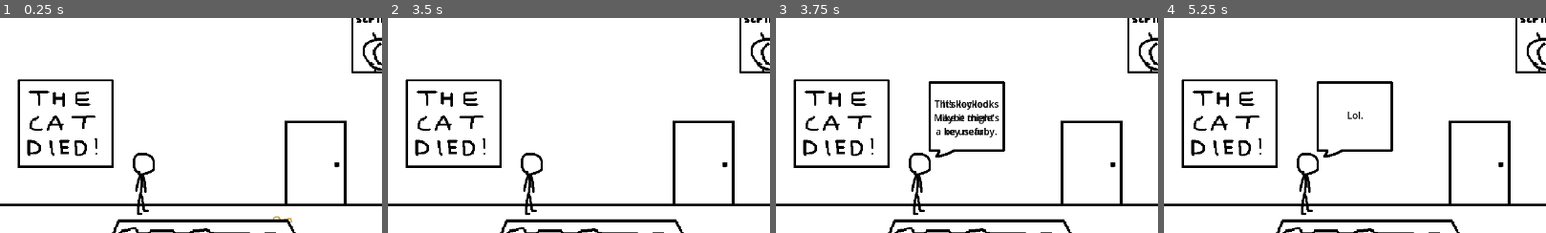
Above: before the commit, frames 1-4 (left to right).
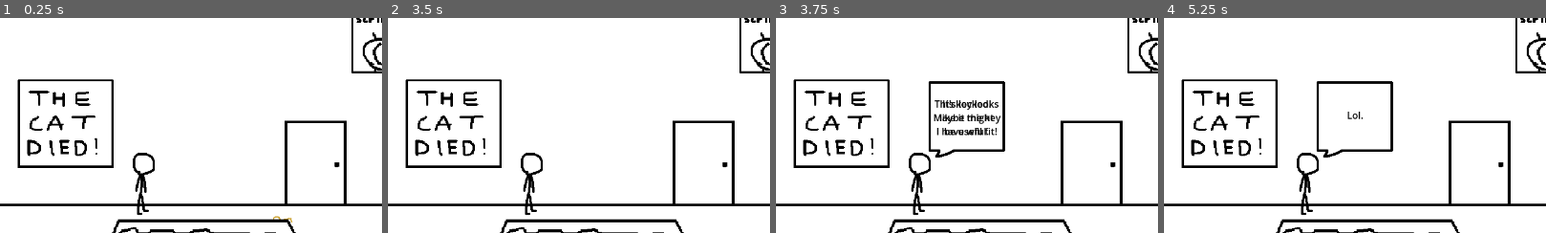
Above: after the commit, the same moments.

Repository: zedNeon/sfpnc
Game: Godot game, scene res://testroom_1.tscn
The game is run twice, just before and just after one commit, with the same random seed, the same clock (stepped at 60 frames per second) and the same inputs. The project has no main scene, so this scene is started directly.
Inputs (mouse positions are % of the whole screen's width and height, from its top left):
- Up to frame 1 (0.25 s): no input
- Up to frame 2 (3.5 s): click (77, 70) at 0.5 s; click (58, 71) at 1.25 s; click "That's my friend, Purple." at 2 s; click "That's my friend, Purple." at 2.75 s
- Up to frame 3 (3.75 s): click (62, 58) at 3.5 s
- Up to frame 4 (5.25 s): click "That's my friend, Purple." at 4.25 s; click (30, 49) at 5 s
The pictures show only the part of the screen within x 21-71%, y 24-74%; the shares and areas given below are measured in that part.

Frames 1-2 are identical in both runs. In frame 3, 0.6% of the frame differs, in the area x 41-59%, y 44-56%; in frame 4, nothing differs.

Commit message:
Multiple textbox support

Diff:
--- a/point n stick/test assets/script/interact_testroom_1.gd
+++ b/point n stick/test assets/script/interact_testroom_1.gd
@@ -2,7 +2,9 @@
 
 var disable_all = false
 var text_purple
-var cycle_completed = false
+var text_door
+var cycle_completed_purple = false
+var cycle_completed_door = false
 
 var selected
 var selected_position
@@ -11,16 +13,21 @@
 var door_is_locked = true
 
 @onready var purple_text = [$textbox/text_purple, $textbox/text_purple2, $textbox/text_purple3]
+@onready var unlock_text = [$textbox/text_unlock, $textbox2, $textbox/text_unlock3]
+
 var purple_num = 0
-# Called when the node enters the scene tree for the first time.
+var door_num = 0
+
+var has_key = false
+
 func _ready():
 	$textbox.hide()
+	$textbox2.hide()
 	$selectable.hide()
 	text_purple = false
-#	selected_position = selected.global_position
+	text_door = false
 
 
-# Called every frame. 'delta' is the elapsed time since the previous frame.
 func _process(delta):
 	if disable_all == true:
 		$purple.disabled = true
@@ -38,7 +45,7 @@
 		$door.disabled = false
 
 	# for dialogue with 1 textbox
-	if Input.is_mouse_button_pressed(MOUSE_BUTTON_LEFT) and disable_all == true and text_purple == false:
+	if Input.is_mouse_button_pressed(MOUSE_BUTTON_LEFT) and disable_all == true and text_purple == false and text_door == false:
 		$textbox.hide()
 		$textbox/text_catposter.hide()
 		$textbox/text_window.hide()
@@ -46,16 +53,18 @@
 		$textbox/text_scrimblo.hide()
 		$textbox/text_key.hide()
 		$textbox/text_door_locked.hide()
+		$textbox/text_door_lockedbuthaskey.hide()
 		$textbox/text_unlock.hide()
 		disable_all = false
 
+	# for dialogue with multiple textboxes
 	if text_purple:
 		if Input.is_action_just_pressed("click"):
 			purple_num += 1
 			if purple_num >= len(purple_text):
-				cycle_completed = true
+				cycle_completed_purple = true
 				purple_num = 0
-			if cycle_completed:
+			if cycle_completed_purple:
 				text_purple = false
 				disable_all = false
 				$textbox.hide()
@@ -67,11 +76,37 @@
 					else:
 						purple_text[i].show()
 
+	if text_door:
+		if Input.is_action_just_pressed("click"):
+			door_num += 1
+			if door_num >= len(unlock_text):
+				cycle_completed_door = true
+				door_num = 0
+			if cycle_completed_door:
+				text_door = false
+				disable_all = false
+				$textbox.hide()
+				$textbox/text_unlock3.hide()
+			else:
+				for i in range(len(unlock_text)):
+					if i != door_num:
+						unlock_text[i].hide()
+					else:
+						unlock_text[i].show()
+	if door_num == 1:
+		$textbox.hide()
+		$textbox2/text_unlock2.show()
+	elif door_num == 2:
+		$textbox.show()
+		$textbox2.hide()
+
+	# inventory item click and drag and use on object
 	$mouse_ray.global_position = get_global_mouse_position()
 	if Input.is_mouse_button_pressed(MOUSE_BUTTON_LEFT):
 		if $mouse_ray.is_colliding() and $mouse_ray.get_collider().get_meta("selectable"):
 			selected = $mouse_ray.get_collider()
 
+	# do key things
 	if selected != null and Input.is_action_just_pressed("click"):
 		selected_position = selected.global_position
 	elif selected != null and Input.is_action_pressed("click"):
@@ -81,6 +116,8 @@
 		door_is_locked = false
 		selected.global_position = selected_position
 		selected = null
+		cycle_completed_door = false
+		text_door = true
 		$selectable.queue_free()
 		$textbox.show()
 		$textbox/text_unlock.show()
@@ -92,7 +129,7 @@
 func _on_purple_pressed():
 	disable_all = true
 	text_purple = true
-	cycle_completed = false
+	cycle_completed_purple = false
 	purple_num = 0
 	$textbox.show()
 	$textbox/text_purple.show()
@@ -119,6 +156,7 @@
 
 func _on_item_key_pressed():
 	disable_all = true
+	has_key = true
 	$item_key.disabled = true
 	$textbox.show()
 	$textbox/text_key.show()
@@ -127,9 +165,14 @@
 
 func _on_door_pressed():
 	if door_is_locked == true:
-		disable_all = true
-		$textbox.show()
-		$textbox/text_door_locked.show()
+		if has_key == true:
+			disable_all = true
+			$textbox.show()
+			$textbox/text_door_lockedbuthaskey.show()
+		elif has_key == false:
+			disable_all = true
+			$textbox.show()
+			$textbox/text_door_locked.show()
 	elif door_is_locked == false:
 		get_tree().change_scene_to_file("res://testroom_2.tscn")
 
--- a/point n stick/testroom_1.tscn
+++ b/point n stick/testroom_1.tscn
@@ -241,6 +241,20 @@
 label_settings = SubResource("LabelSettings_vm3rp")
 horizontal_alignment = 1
 
+[node name="text_door_lockedbuthaskey" type="Label" parent="textbox"]
+visible = false
+layout_mode = 0
+offset_left = 5.0
+offset_top = 26.0
+offset_right = 124.0
+offset_bottom = 95.0
+theme_override_colors/font_color = Color(0, 0, 0, 1)
+text = "It's locked.
+Maybe the key
+I have will fit!"
+label_settings = SubResource("LabelSettings_vm3rp")
+horizontal_alignment = 1
+
 [node name="text_unlock" type="Label" parent="textbox"]
 visible = false
 layout_mode = 0
@@ -252,6 +266,46 @@
 text = "The key fit
 perfectly into
 the keyhole."
+label_settings = SubResource("LabelSettings_vm3rp")
+horizontal_alignment = 1
+
+[node name="text_unlock3" type="Label" parent="textbox"]
+visible = false
+layout_mode = 0
+offset_left = 5.0
+offset_top = 2.0
+offset_right = 124.0
+offset_bottom = 117.0
+theme_override_colors/font_color = Color(0, 0, 0, 1)
+text = "Purple, I'm
+surprised you
+even know
+what a square
+hole is."
+label_settings = SubResource("LabelSettings_vm3rp")
+horizontal_alignment = 1
+
+[node name="textbox2" type="TextureButton" parent="."]
+texture_filter = 1
+offset_left = 843.0
+offset_top = 321.0
+offset_right = 971.0
+offset_bottom = 449.0
+mouse_default_cursor_shape = 2
+texture_normal = ExtResource("3_rdmlo")
+flip_h = true
+
+[node name="text_unlock2" type="Label" parent="textbox2"]
+visible = false
+layout_mode = 0
+offset_left = 6.0
+offset_top = 26.0
+offset_right = 122.0
+offset_bottom = 95.0
+theme_override_colors/font_color = Color(0, 0, 0, 1)
+text = "Actually, it
+goes in the
+square hole."
 label_settings = SubResource("LabelSettings_vm3rp")
 horizontal_alignment = 1
 
Binary file changed: point n stick/test assets/sprite/test-dialoguebox.png
